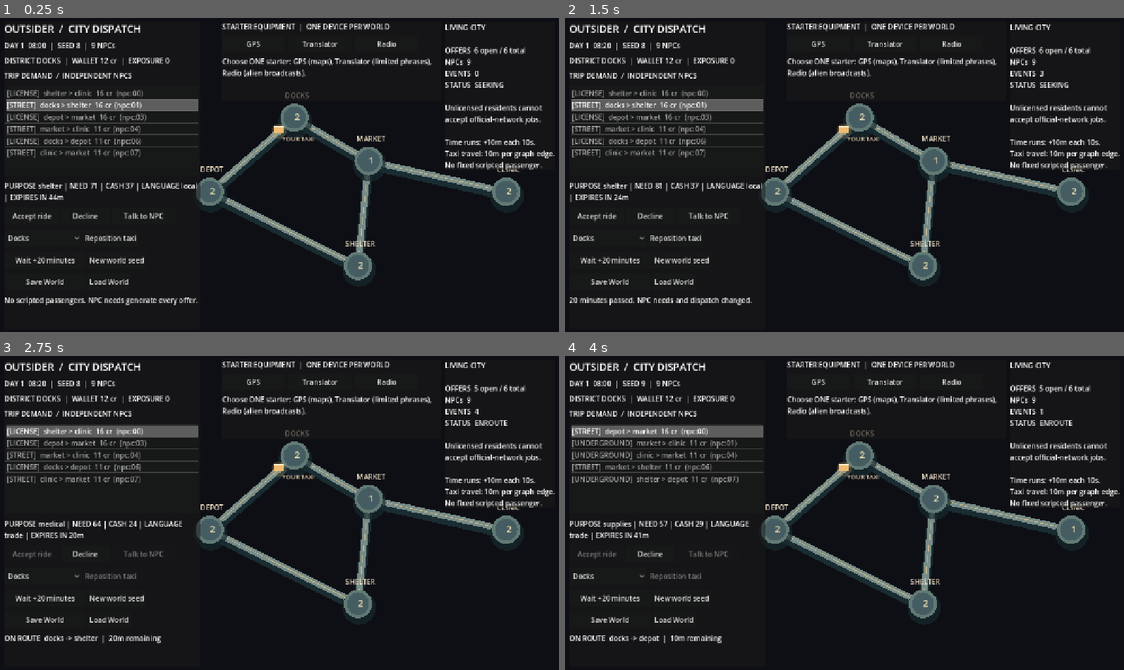
Above: before the commit, frames 1-4 (two rows, left to right).
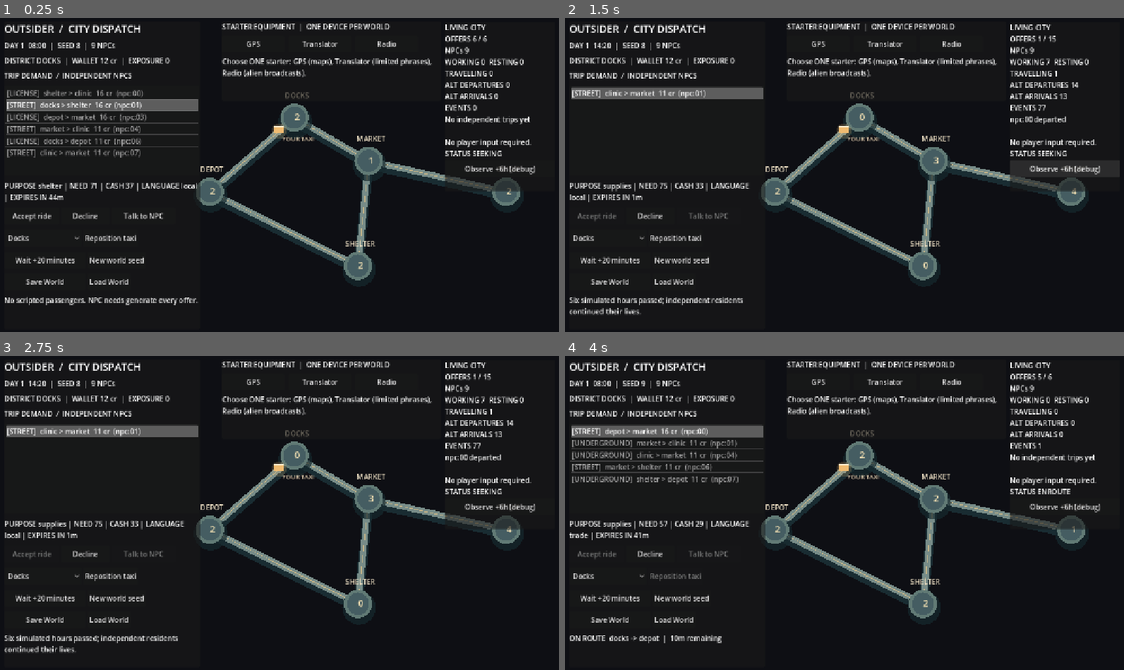
Above: after the commit, the same moments.

Repository: MohamedXIV/outsider-driver-2d
Game: Godot game, scene res://scenes/sandbox.tscn
Two runs of this game, one before a commit and one after it. Both use one fixed random seed, a clock stepped at 60 frames per second and the inputs below.
Inputs (mouse positions are in pixels of both pictures, inside the frame that each line leads up to):
- Up to frame 1 (0.25 s): no input
- Up to frame 2 (1.5 s): click "Wait +20 minutes" at 0.5 s; click (1062, 168) at 1.25 s, where only the run after the commit has a clickable "Observe +6h (debug)"
- Up to frame 3 (2.75 s): click (33, 553) at 2 s, where only the run before the commit has a clickable "Accept ride"
- Up to frame 4 (4 s): click "New world seed" at 2.75 s; click "Accept ride" at 3.5 s

The runs differ from the first frame. In frame 1, 2.5% of the frame differs, in the area x 79-100%, y 5-56%; in frame 2, 8.0%, in the area x 0-100%, y 5-95%; in frame 3, 5.5%; in frame 4, 2.5%.

Commit message:
S3 P0: observability of independent city life in native HUD and exported Web

Diff:
--- a/scenes/sandbox.tscn
+++ b/scenes/sandbox.tscn
@@ -116,13 +116,18 @@
 offset_left = 1015.0
 offset_top = 18.0
 offset_right = 1265.0
-offset_bottom = 315.0
+offset_bottom = 400.0
 
 [node name="Content" type="VBoxContainer" parent="HUD/WorldPanel"]
 
 [node name="WorldInfo" type="Label" parent="HUD/WorldPanel/Content"]
 layout_mode = 2
 text = "LIVING CITY"
+
+[node name="Observe" type="Button" parent="HUD/WorldPanel/Content"]
+layout_mode = 2
+custom_minimum_size = Vector2(225, 38)
+text = "Observe +6h (debug)"
 
 [node name="DialoguePanel" type="PanelContainer" parent="HUD"]
 offset_left = 515.0
--- a/scripts/sandbox/sandbox_main.gd
+++ b/scripts/sandbox/sandbox_main.gd
@@ -11,6 +11,7 @@
 @onready var _reposition: Button = $HUD/DockPanel/Content/Navigation/Reposition
 @onready var _clock: Label = $HUD/DockPanel/Content/Clock
 @onready var _world_info: Label = $HUD/WorldPanel/Content/WorldInfo
+@onready var _observe: Button = $HUD/WorldPanel/Content/Observe
 @onready var _talk: Button = $HUD/DockPanel/Content/Actions/Talk
 @onready var _dialogue_panel: PanelContainer = $HUD/DialoguePanel
 @onready var _dialogue_title: Label = $HUD/DialoguePanel/Content/Title
@@ -47,6 +48,7 @@
 	_decline.pressed.connect(_on_decline)
 	_reposition.pressed.connect(_on_reposition)
 	$HUD/DockPanel/Content/TimeActions/Wait.pressed.connect(_on_wait)
+	_observe.pressed.connect(_on_observe)
 	$HUD/DockPanel/Content/TimeActions/NewSeed.pressed.connect(_on_new_seed)
 	$HUD/DockPanel/Content/Persistence/Save.pressed.connect(_on_save)
 	$HUD/DockPanel/Content/Persistence/Load.pressed.connect(_on_load)
@@ -137,6 +139,12 @@
 func _on_wait() -> void:
 	_world.advance(20)
 	_notice_text = "20 minutes passed. NPC needs and dispatch changed."
+	_render()
+
+
+func _on_observe() -> void:
+	_world.advance(360)
+	_notice_text = "Six simulated hours passed; independent residents continued their lives."
 	_render()
 
 
@@ -277,9 +285,20 @@
 			button.pressed.connect(_on_dialogue_choice.bind(i))
 			_dialogue_choices.add_child(button)
 	var phase: String = "enroute" if not _world.active_offer_id.is_empty() else "seeking"
-	_world_info.text = "LIVING CITY\n\nOFFERS  %d open / %d total\nNPCs  %d\nEVENTS  %d\nSTATUS  %s\n\nUnlicensed residents cannot\naccept official-network jobs.\n\nTime runs: +10m each 10s.\nTaxi travel: 10m per graph edge.\nNo fixed scripted passenger." % [
+	var departed: int = _count_events("npc_alternative_departed")
+	var arrived: int = _count_events("npc_alternative_arrived")
+	var working: int = _count_activity("working")
+	var resting: int = _count_activity("resting")
+	var moving: int = _count_activity("travelling")
+	var recent: String = "No independent trips yet"
+	for j in range(_world.events.size() - 1, -1, -1):
+		var event: Dictionary = _world.events[j]
+		if str(event["kind"]).begins_with("npc_alternative_"):
+			recent = "%s %s" % [str(event["subject"]), str(event["kind"]).trim_prefix("npc_alternative_")]
+			break
+	_world_info.text = "LIVING CITY\nOFFERS %d / %d\nNPCs %d\nWORKING %d  RESTING %d\nTRAVELLING %d\nALT DEPARTURES %d\nALT ARRIVALS %d\nEVENTS %d\n%s\n\nNo player input required.\nSTATUS %s" % [
 		available.size(), _world.offers.size(), _world.residents.size(),
-		_world.events.size(), phase.to_upper()
+		working, resting, moving, departed, arrived, _world.events.size(), recent, phase.to_upper()
 	]
 	if not _world.active_offer_id.is_empty():
 		var route: Dictionary = _world.offer_by_id(_world.active_offer_id)
@@ -287,7 +306,7 @@
 			route["origin"], route["destination"], _world.remaining_minutes
 		]
 	if OS.has_feature("web"):
-		var web_state: String = "Object.assign(document.documentEl …(481 unchanged characters)… ndboxRouteMarker:'%s',sandboxGearInfo:%s})" % [
+		var web_state: String = "Object.assign(document.documentEl …(481 unchanged characters)… ndboxRouteMarker:'%s',sandboxGearInfo:%s,sandboxAltDepartures:'%d',sandboxAltArrivals:'%d',sandboxWorkers:'%d',sandboxResting:'%d',sandboxNpcMoving:'%d',sandboxObserveRect:%s})" % [
 			_world.seed, available.size(), _world.residents.size(), _world.events.size(),
 			_world.credits, _world.risk, phase, _world.player_district,
 			_selected_id, str(not _accept.disabled).to_lower(), _settled_count(),
@@ -297,7 +316,11 @@
 			_conversation.offer_id if _conversation != null else "",
 			_last_intent, _last_outcome, JSON.stringify(_dialogue_text.text if _conversation != null else ""),
 			_world.starter_device, _world.knowledge.size(), str(_world.knows(SandboxKnowledge.ROUTE_MARKER)).to_lower(),
-			JSON.stringify(_gear_info.text)
+			JSON.stringify(_gear_info.text), departed, arrived, working, resting, moving,
+			JSON.stringify([
+				int(_observe.get_global_rect().position.x), int(_observe.get_global_rect().position.y),
+				int(_observe.get_global_rect().size.x), int(_observe.get_global_rect().size.y)
+			])
 		]
 		JavaScriptBridge.eval(web_state, true)
 
@@ -308,3 +331,18 @@
 		if event["kind"] == "fare_settled":
 			total += 1
 	return total
+
+func _count_activity(activity: String) -> int:
+	var total: int = 0
+	for npc in _world.residents:
+		if str(npc.get("activity", "")) == activity:
+			total += 1
+	return total
+
+
+func _count_events(kind: String) -> int:
+	var total: int = 0
+	for event in _world.events:
+		if event["kind"] == kind:
+			total += 1
+	return total
Not shown, changed: .github/workflows/p1-ink.yml
